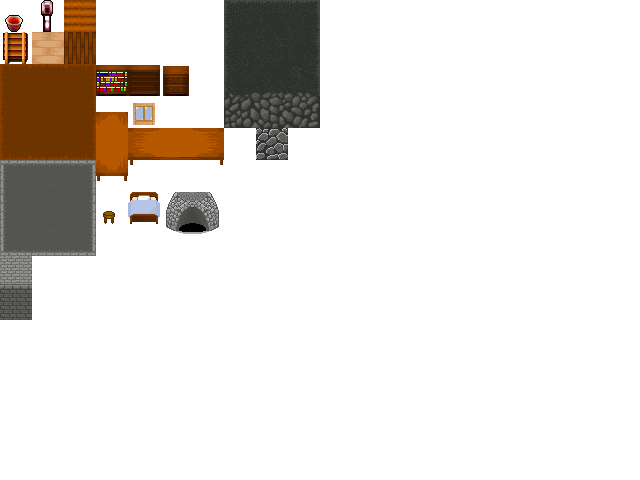
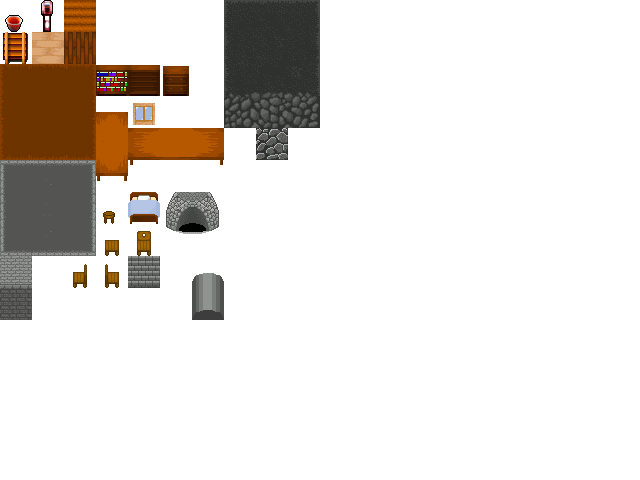
Comparing the layer stacks of the two w=640, h=480 images. Changes:
painted on "SOWOBJECTSINDOORSxcf.png" over left=73, top=231, right=224, bottom=320
